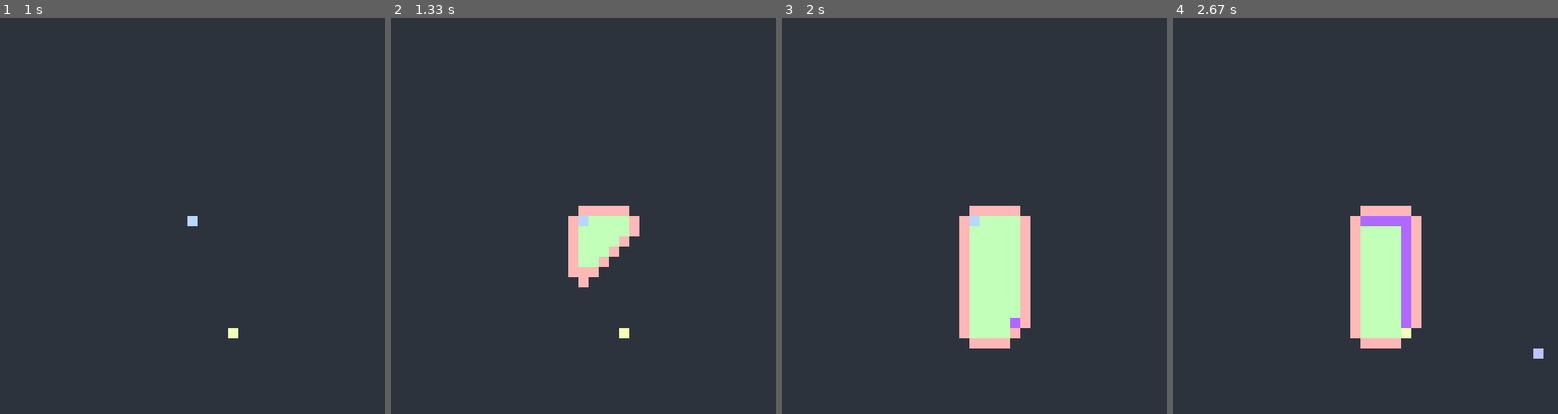
Above: before the commit, frames 1-4 (left to right).
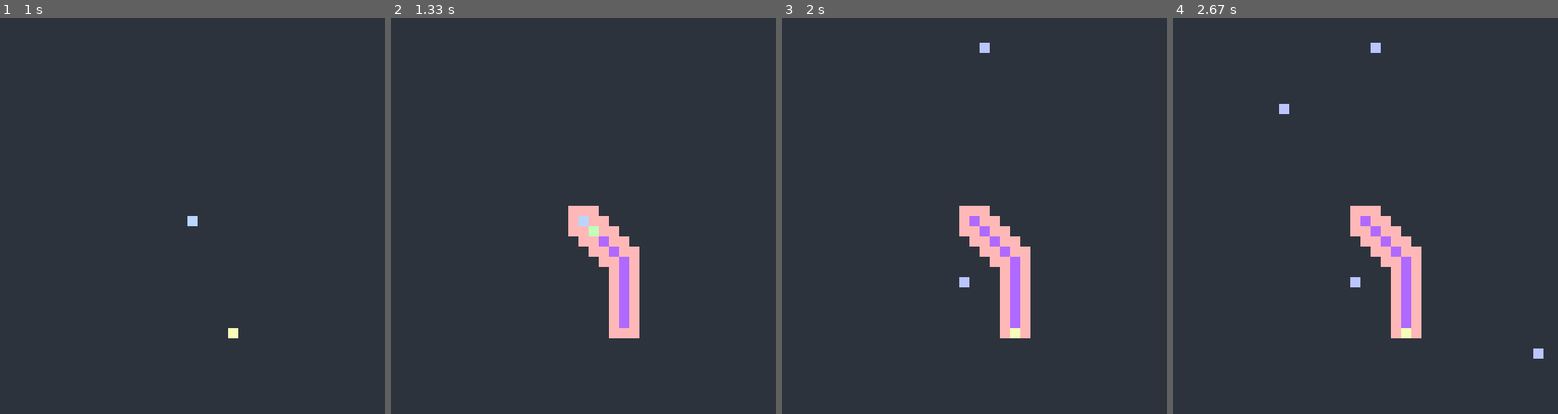
Above: after the commit, the same moments.

Repository: Anish177/Python_codes
Game: pygame game, started from others/a_star.py
Same seed, same stepped clock (60 frames per second), same inputs: the game is played once before the commit and once after it.
Inputs (mouse positions are in pixels of both pictures, inside the frame that each line leads up to):
- Up to frame 1 (1 s): click (188, 216) at 0.38 s; click (238, 326) at 0.72 s
- Up to frame 2 (1.33 s): tap Space at 1 s
- Up to frame 3 (2 s): click (982, 45) at 1.38 s; click (966, 279) at 1.72 s
- Up to frame 4 (2.67 s): click (1288, 113) at 2.05 s; click (1538, 350) at 2.38 s

Frame 1 is identical in both runs. In frame 2, 3.9% of the frame differs, in the area x 46-65%, y 47-81%; in frame 3, 5.6%, in the area x 46-65%, y 6-84%; in frame 4, 5.1%.

Commit message:
Update a_star.py
Now with diagonal movement

Diff:
--- a/others/a_star.py
+++ b/others/a_star.py
@@ -79,17 +79,27 @@
 
     def update_neighbors(self, grid):
         self.neighbors = []
-        if self.row < self.total_rows - 1 and not grid[self.row + 1][self.col].is_barrier():  # Down
+
+        # # Orthogonal neighbors
+        if self.row < self.total_rows - 1 and not grid[self.row + 1][self.col].is_barrier():
             self.neighbors.append(grid[self.row + 1][self.col])
-
-        if self.row > 0 and not grid[self.row - 1][self.col].is_barrier():  # Up
+        if self.row > 0 and not grid[self.row - 1][self.col].is_barrier():
             self.neighbors.append(grid[self.row - 1][self.col])
-
-        if self.col < self.total_rows - 1 and not grid[self.row][self.col + 1].is_barrier():  # Right
+        if self.col < self.total_rows - 1 and not grid[self.row][self.col + 1].is_barrier():
             self.neighbors.append(grid[self.row][self.col + 1])
-
-        if self.col > 0 and not grid[self.row][self.col - 1].is_barrier():  # Left
+        if self.col > 0 and not grid[self.row][self.col - 1].is_barrier():
             self.neighbors.append(grid[self.row][self.col - 1])
+
+        # Diagonal neighbors
+        if self.row < self.total_rows - 1 and self.col < self.total_rows - 1 and \
+                not grid[self.row + 1][self.col + 1].is_barrier():
+            self.neighbors.append(grid[self.row + 1][self.col + 1])
+        if self.row > 0 and self.col > 0 and not grid[self.row - 1][self.col - 1].is_barrier():
+            self.neighbors.append(grid[self.row - 1][self.col - 1])
+        if self.row < self.total_rows - 1 and self.col > 0 and not grid[self.row + 1][self.col - 1].is_barrier():
+            self.neighbors.append(grid[self.row + 1][self.col - 1])
+        if self.row > 0 and self.col < self.total_rows - 1 and not grid[self.row - 1][self.col + 1].is_barrier():
+            self.neighbors.append(grid[self.row - 1][self.col + 1])
 
     def __lt__(self, other):
         return False
@@ -98,7 +108,7 @@
 def h(p1, p2):
     x1, y1 = p1
     x2, y2 = p2
-    return abs(x1 - x2) + abs(y1 - y2)
+    return ((abs(x1 - x2))**2 + (abs(y1 - y2))**2)**0.5
 
 # Reconstruct the path
 def reconstruct_path(came_from, current, draw):
